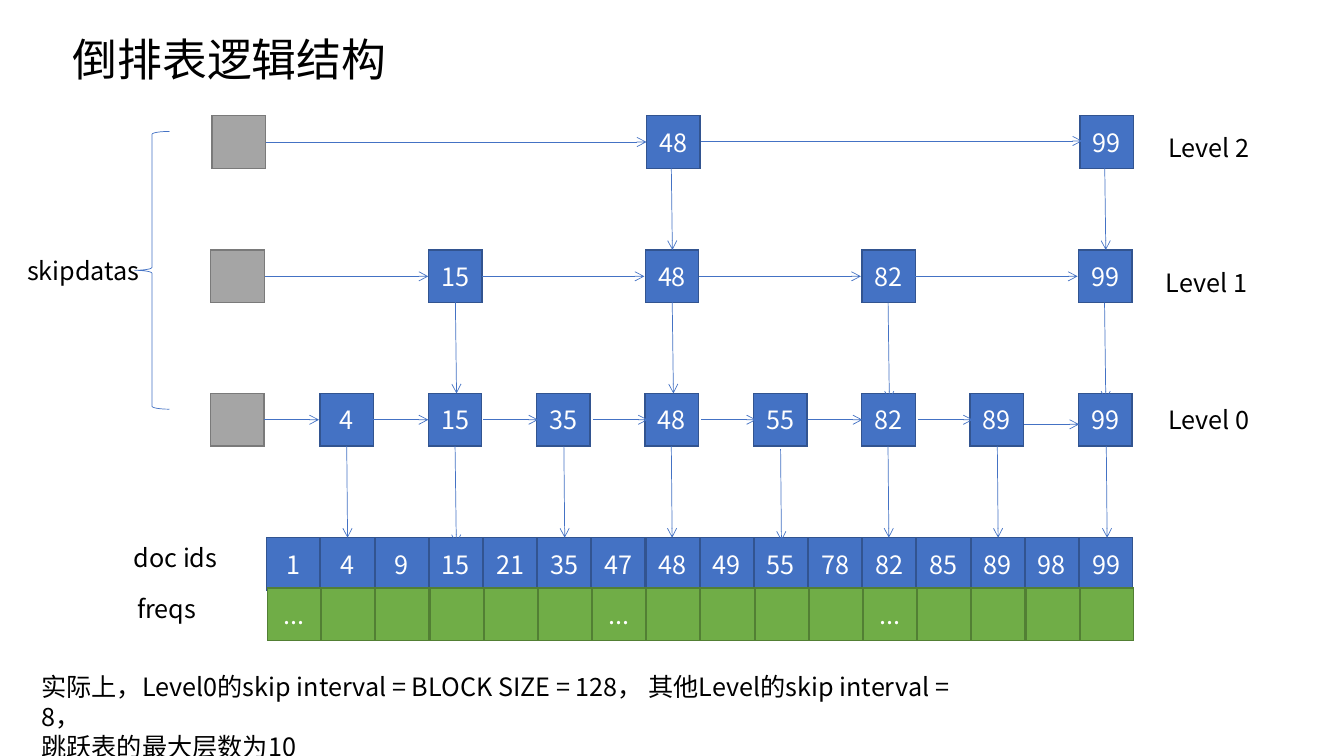
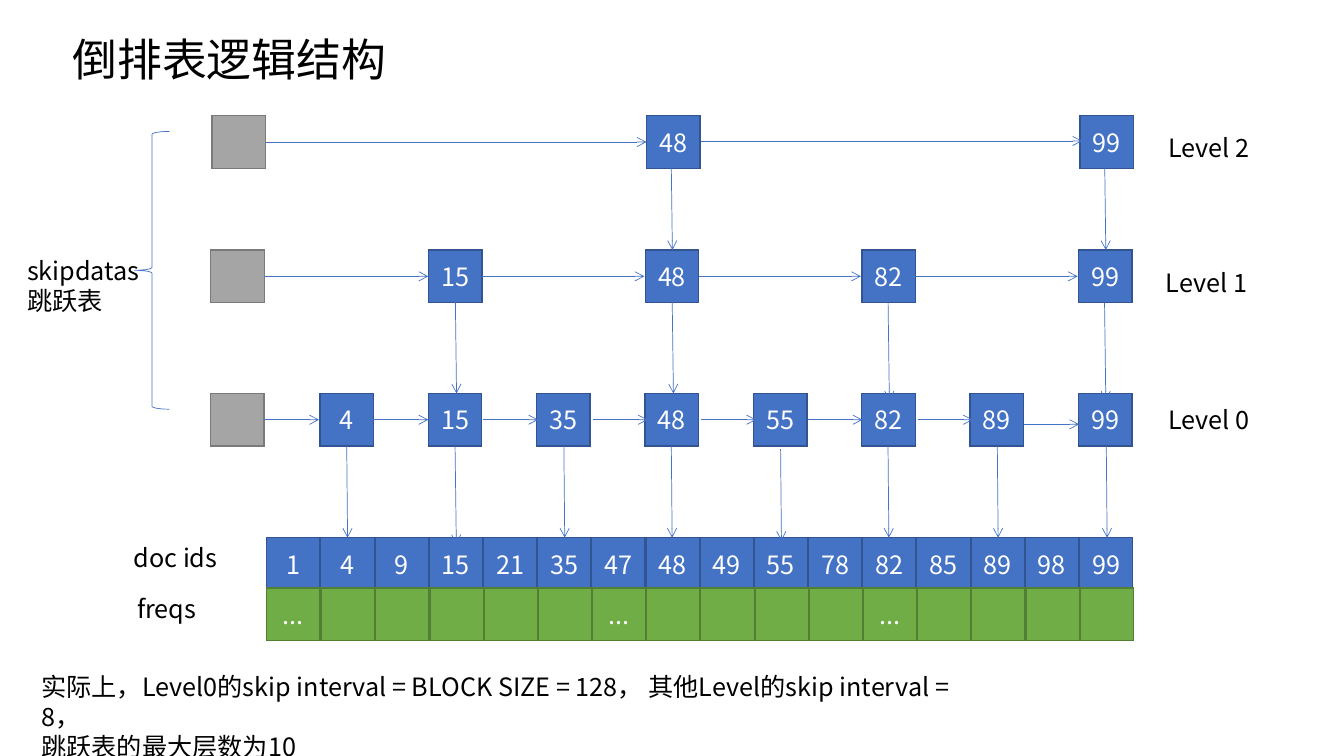
Before and after one commit to zouxiang1993/lucene-8.0.0, a slide deck: slide 12 of core/notes/lucene/codec/索引文件格式/Lucene索引文件.pptx (slide 16 before the commit). Drawn at 1344x756 pixels with LibreOffice and Linux fonts; fonts in the diff are those of the drawing. Boxes give left, top, right and bottom in pixels: in the first picture for what was removed or moved away, otherwise in the second. Text is boxed around its words. In the diff, an @@ line names an element or a change of style, - is before the commit and + after.

```diff
--- a/core/notes/lucene/codec/索引文件格式/Lucene索引文件.pptx
+++ b/core/notes/lucene/codec/索引文件格式/Lucene索引文件.pptx
@@ text at <box>27,284,103,312</box>: paragraph added @@
+跳跃表
```
Also in this commit, not shown: 6 other slides changed, 7 slides added, 3 other files.
